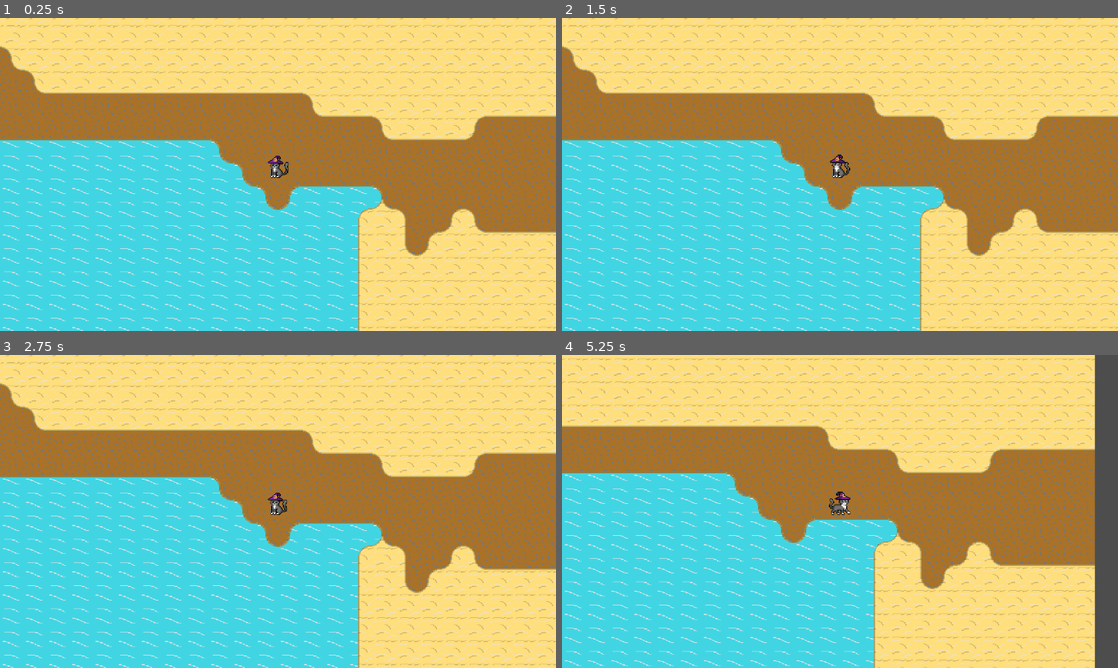
Above: before the commit, frames 1-4 (two rows, left to right).
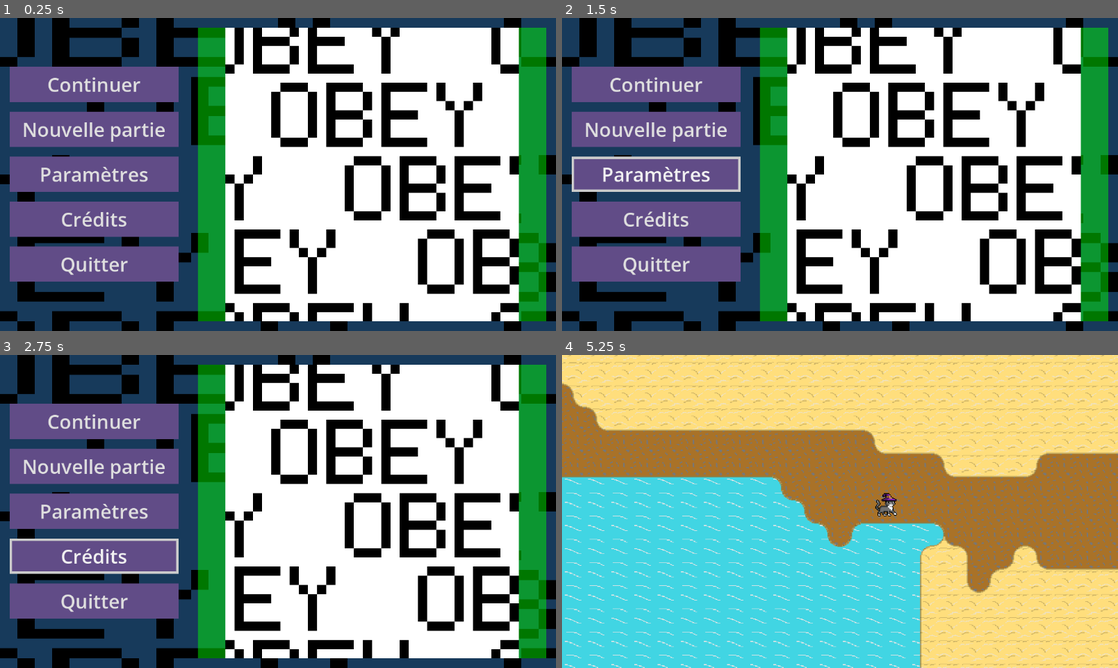
Above: after the commit, the same moments.

Repository: KitsuneRandom/aRandomGame
Game: Godot game, scene res://scenes/main.tscn
Same seed, same stepped clock (60 frames per second), same inputs: the game is played once before the commit and once after it.
Inputs (mouse positions are in pixels of both pictures, inside the frame that each line leads up to):
- Up to frame 1 (0.25 s): no input
- Up to frame 2 (1.5 s): click (656, 83) at 0.5 s, where only the run after the commit has a clickable "Continuer"; click (656, 174) at 1.25 s, where only the run after the commit has a clickable "Paramètres"
- Up to frame 3 (2.75 s): click (94, 555) at 2 s, where only the run after the commit has a clickable "Crédits"
- Up to frame 4 (5.25 s): click (656, 467) at 2.75 s, where only the run after the commit has a clickable "Nouvelle partie"; click (973, 667) at 3.5 s, where only the run after the commit has a clickable "Nouvelle partie"; tap Enter at 4.25 s; hold D (right) 4.28-5.03 s; hold S (down) from 5.03 s (still down)

The runs differ from the first frame. In frame 1, 100% of the frame differs, in the area x 0-100%, y 0-100%; in frame 2, 100%; in frame 3, 100%; in frame 4, 34%.

Commit message:
la scene home est chargée et les bouton nouvelle partie et quitter fonctionnent, la scene de chargement fonctionne

Diff:
--- a/aRandomGame/scenes/menus/load_screen/loading_screen.tscn
+++ b/aRandomGame/scenes/menus/load_screen/loading_screen.tscn
@@ -1,9 +1,16 @@
 [gd_scene format=3 uid="uid://dl2h6xb87sbpt"]
 
+[ext_resource type="Script" uid="uid://be7ht4ut55tmq" path="res://src/menus/load_screen/load.gd" id="1_7pahx"]
 [ext_resource type="Texture2D" uid="uid://dbqbrqxcm1pcj" path="res://assets/OBEY.png" id="1_14yeg"]
 [ext_resource type="Texture2D" uid="uid://bh3d7sm05mdc5" path="res://assets/sprites/main_character/cat_walking_right1.png" id="2_7pahx"]
 [ext_resource type="Texture2D" uid="uid://c7wq56ah3iq6r" path="res://assets/sprites/main_character/cat_walking_right2.png" id="3_lq2dg"]
 [ext_resource type="Texture2D" uid="uid://dh1jfhevo1xy6" path="res://assets/sprites/main_character/cat_walking_right3.png" id="4_gsq8i"]
+
+[sub_resource type="StyleBoxFlat" id="StyleBoxFlat_7pahx"]
+bg_color = Color(0, 0, 0, 1)
+
+[sub_resource type="StyleBoxFlat" id="StyleBoxFlat_lq2dg"]
+bg_color = Color(0.38039216, 0.29803923, 0.5294118, 1)
 
 [sub_resource type="AnimatedTexture" id="AnimatedTexture_v6wk5"]
 frames = 3
@@ -15,6 +22,7 @@
 frame_2/duration = 0.2
 
 [node name="loading_screen" type="CanvasLayer" unique_id=1017826010]
+script = ExtResource("1_7pahx")
 
 [node name="Control" type="Control" parent="." unique_id=1012393626]
 layout_mode = 3
@@ -34,34 +42,46 @@
 grow_vertical = 2
 texture = ExtResource("1_14yeg")
 
-[node name="MarginContainer" type="MarginContainer" parent="Control" unique_id=2137911642]
+[node name="PanelContainer" type="PanelContainer" parent="Control" unique_id=1192794674]
+custom_minimum_size = Vector2(670, 100)
 layout_mode = 1
-anchors_preset = 3
-anchor_left = 1.0
-anchor_top = 1.0
-anchor_right = 1.0
-anchor_bottom = 1.0
-offset_left = -100.0
-offset_top = -118.0
-grow_horizontal = 0
-grow_vertical = 0
-theme_override_constants/margin_right = 20
-theme_override_constants/margin_bottom = 20
+anchors_preset = 8
+anchor_left = 0.5
+anchor_top = 0.5
+anchor_right = 0.5
+anchor_bottom = 0.5
+offset_left = -20.0
+offset_top = -20.0
+offset_right = 20.0
+offset_bottom = 20.0
+grow_horizontal = 2
+grow_vertical = 2
+theme_override_styles/panel = SubResource("StyleBoxFlat_7pahx")
 
-[node name="VBoxContainer" type="VBoxContainer" parent="Control/MarginContainer" unique_id=282937457]
+[node name="MarginContainer" type="MarginContainer" parent="Control" unique_id=401323729]
+layout_mode = 0
+offset_left = 241.0
+offset_top = 274.0
+offset_right = 995.0
+offset_bottom = 374.0
+theme_override_constants/margin_left = 10
+theme_override_constants/margin_top = 10
+theme_override_constants/margin_right = 10
+theme_override_constants/margin_bottom = 10
+
+[node name="HBoxContainer" type="HBoxContainer" parent="Control/MarginContainer" unique_id=239445706]
+layout_mode = 2
+
+[node name="PanelContainer" type="PanelContainer" parent="Control/MarginContainer/HBoxContainer" unique_id=1702538662]
 layout_mode = 2
 size_flags_horizontal = 0
-size_flags_vertical = 0
-theme_override_constants/separation = -5
+theme_override_styles/panel = SubResource("StyleBoxFlat_lq2dg")
 
-[node name="TextureRect2" type="TextureRect" parent="Control/MarginContainer/VBoxContainer" unique_id=165035190]
-custom_minimum_size = Vector2(100, 100)
+[node name="TextureRect2" type="TextureRect" parent="Control/MarginContainer/HBoxContainer" unique_id=1810205588]
+clip_contents = true
+custom_minimum_size = Vector2(0, 80)
 layout_mode = 2
+size_flags_horizontal = 8
 texture = SubResource("AnimatedTexture_v6wk5")
+expand_mode = 3
 stretch_mode = 5
-
-[node name="Label" type="Label" parent="Control/MarginContainer/VBoxContainer" unique_id=273104405]
-layout_mode = 2
-text = "Loading..."
-horizontal_alignment = 1
-vertical_alignment = 1
--- a/aRandomGame/scenes/menus/main_menu/home_menu.tscn
+++ b/aRandomGame/scenes/menus/main_menu/home_menu.tscn
@@ -1,5 +1,6 @@
 [gd_scene format=3 uid="uid://dsxau8t0g3rwi"]
 
+[ext_resource type="Script" uid="uid://d4fqa7ydk2frd" path="res://src/menus/main_menu/home_menu.gd" id="1_103vo"]
 [ext_resource type="Texture2D" uid="uid://dbqbrqxcm1pcj" path="res://assets/OBEY.png" id="1_o248v"]
 
 [sub_resource type="StyleBoxFlat" id="StyleBoxFlat_o248v"]
@@ -34,6 +35,7 @@
 grow_vertical = 2
 size_flags_horizontal = 3
 size_flags_vertical = 3
+script = ExtResource("1_103vo")
 
 [node name="TextureRect" type="TextureRect" parent="." unique_id=1961817295]
 modulate = Color(0.09275348, 0.22739631, 0.35760656, 1)
@@ -133,3 +135,9 @@
 texture = ExtResource("1_o248v")
 expand_mode = 2
 stretch_mode = 5
+
+[connection signal="pressed" from="MarginContainer/HBoxContainer/VBoxContainer/btn_continue" to="." method="_on_btn_continue_pressed"]
+[connection signal="pressed" from="MarginContainer/HBoxContainer/VBoxContainer/btn_new" to="." method="_on_btn_new_pressed"]
+[connection signal="pressed" from="MarginContainer/HBoxContainer/VBoxContainer/btn_params" to="." method="_on_btn_params_pressed"]
+[connection signal="pressed" from="MarginContainer/HBoxContainer/VBoxContainer/btn_credit" to="." method="_on_btn_credit_pressed"]
+[connection signal="pressed" from="MarginContainer/HBoxContainer/VBoxContainer/btn_quit" to="." method="_on_btn_quit_pressed"]
--- a/aRandomGame/src/main.gd
+++ b/aRandomGame/src/main.gd
@@ -2,9 +2,9 @@
 
 # La scène main sert de scène de base dès le démarrage du jeu.
 # Elle lancera d'abord une scène main_menu puis gèrera le changement vers the_game
-@onready var game : PackedScene = preload("res://scenes/game/the_game.tscn")
+@onready var loading_screen : PackedScene = preload("res://scenes/menus/load_screen/loading_screen.tscn")
 
 func _ready() -> void:
-	# à déplacer plus tard ⬇️
-	var game_instance = game.instantiate()
-	add_child(game_instance)
+	var load_instance = loading_screen.instantiate()
+	add_child(load_instance)
+	load_instance.load_scene("res://scenes/menus/main_menu/home_menu.tscn")
--- /dev/null
+++ b/aRandomGame/src/menus/load_screen/load.gd
@@ -0,0 +1,27 @@
+extends CanvasLayer
+
+var progress = []
+var scene
+var scene_load_status = 0
+@onready var progress_bar: PanelContainer = $Control/MarginContainer/HBoxContainer/PanelContainer
+const progress_bar_max_size =650
+# Called when the node enters the scene tree for the first time.
+func _ready() -> void:
+	pass
+
+# Called every frame. 'delta' is the elapsed time since the previous frame.
+func _process(delta: float) -> void:
+	scene_load_status = ResourceLoader.load_threaded_get_status(scene,progress)
+	var progress_tween= create_tween()
+	progress_tween.set_trans(Tween.TRANS_QUAD)
+	progress_tween.tween_property(progress_bar,"custom_minimum_size:x",progress[0]*650,0)
+	if scene_load_status == ResourceLoader.THREAD_LOAD_LOADED:
+		var new_scene = ResourceLoader.load_threaded_get(scene)
+		add_sibling(new_scene.instantiate())
+		queue_free()
+
+
+func load_scene(scene_to_load : String):
+	scene=scene_to_load
+	PROPERTY_USAGE_DEFERRED_SET_RESOURCE
+	ResourceLoader.load_threaded_request(scene)
--- /dev/null
+++ b/aRandomGame/src/menus/main_menu/home_menu.gd
@@ -0,0 +1,29 @@
+extends Control
+
+@onready var loading_screen : PackedScene = preload("res://scenes/menus/load_screen/loading_screen.tscn")
+
+func _ready() -> void:
+	pass
+
+
+func _on_btn_continue_pressed() -> void:
+	pass # Replace with function body.
+
+
+
+
+func _on_btn_new_pressed() -> void:
+	var load_instance = loading_screen.instantiate()
+	add_child(load_instance)
+	load_instance.load_scene("res://scenes/game/the_game.tscn")
+
+func _on_btn_params_pressed() -> void:
+	pass # Replace with function body.
+
+
+func _on_btn_credit_pressed() -> void:
+	pass # Replace with function body.
+
+
+func _on_btn_quit_pressed() -> void:
+	get_tree().quit()
Not shown, added: aRandomGame/src/menus/load_screen/load.gd.uid
Not shown, added: aRandomGame/src/menus/main_menu/home_menu.gd.uid
